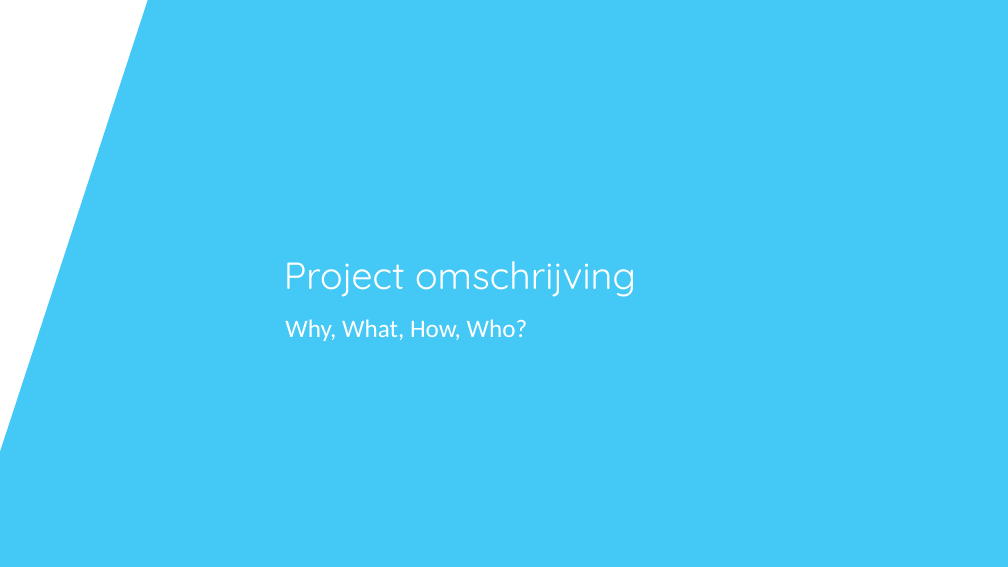
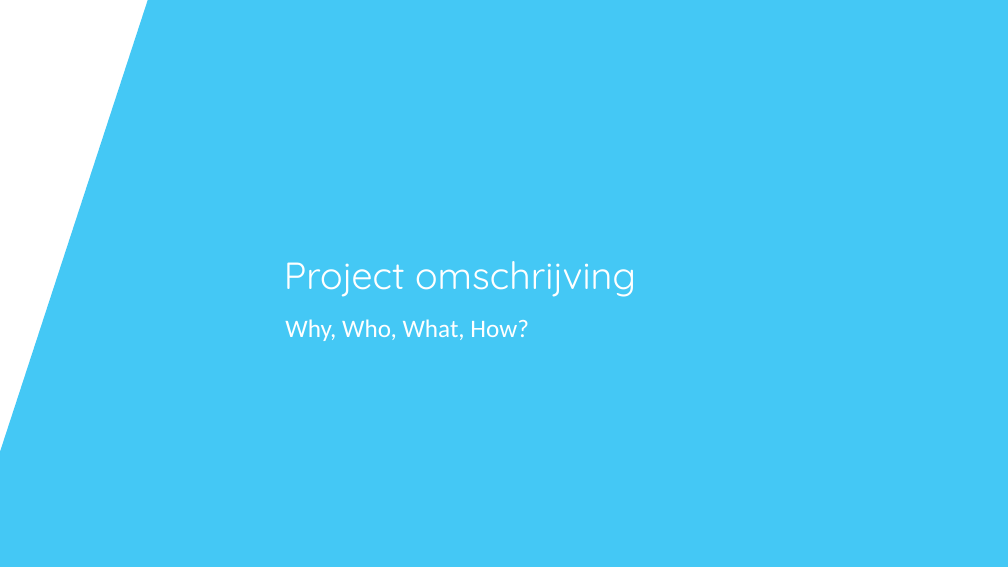
Before and after one commit to SoensJakob/Team-Project-Twister-2.0, a slide deck: slide 2 of Documents/13-11-2020_Presentatie.pptx. Drawn at 1008x567 pixels with LibreOffice and Linux fonts; fonts in the diff are those of the drawing; background and template pictures are left out. Boxes give left, top, right and bottom in pixels: in the first picture for what was removed or moved away, otherwise in the second. Text is boxed around its words. In the diff, an @@ line names an element or a change of style, - is before the commit and + after.

```diff
--- a/Documents/13-11-2020_Presentatie.pptx
+++ b/Documents/13-11-2020_Presentatie.pptx
@@ subtitle at [285, 319, 529, 341]: text changed @@
-Why, What, How, Who?
+Why, Who, What, How?
```
Also in this commit, not shown: 4 other slides changed, 1 other file.
